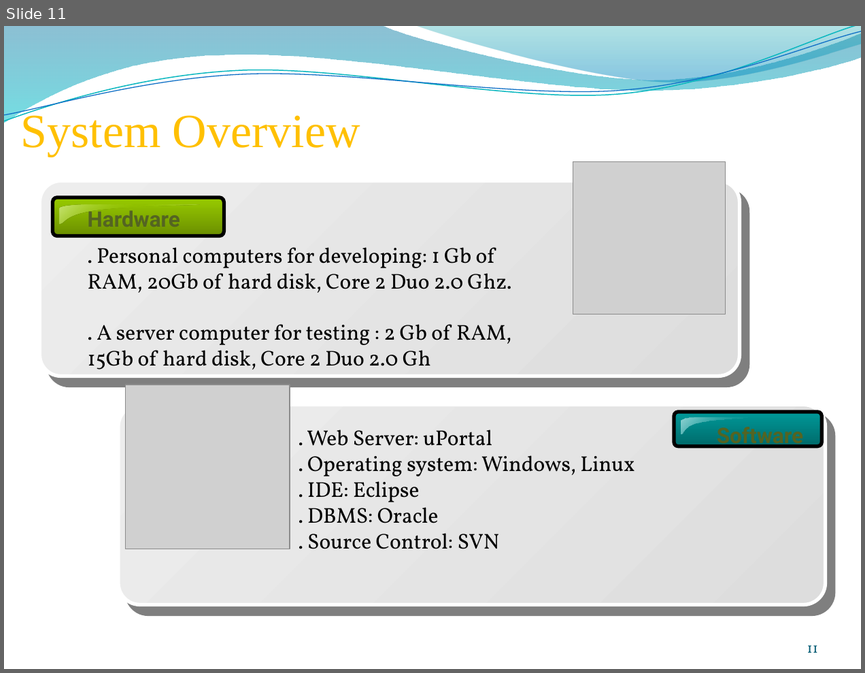
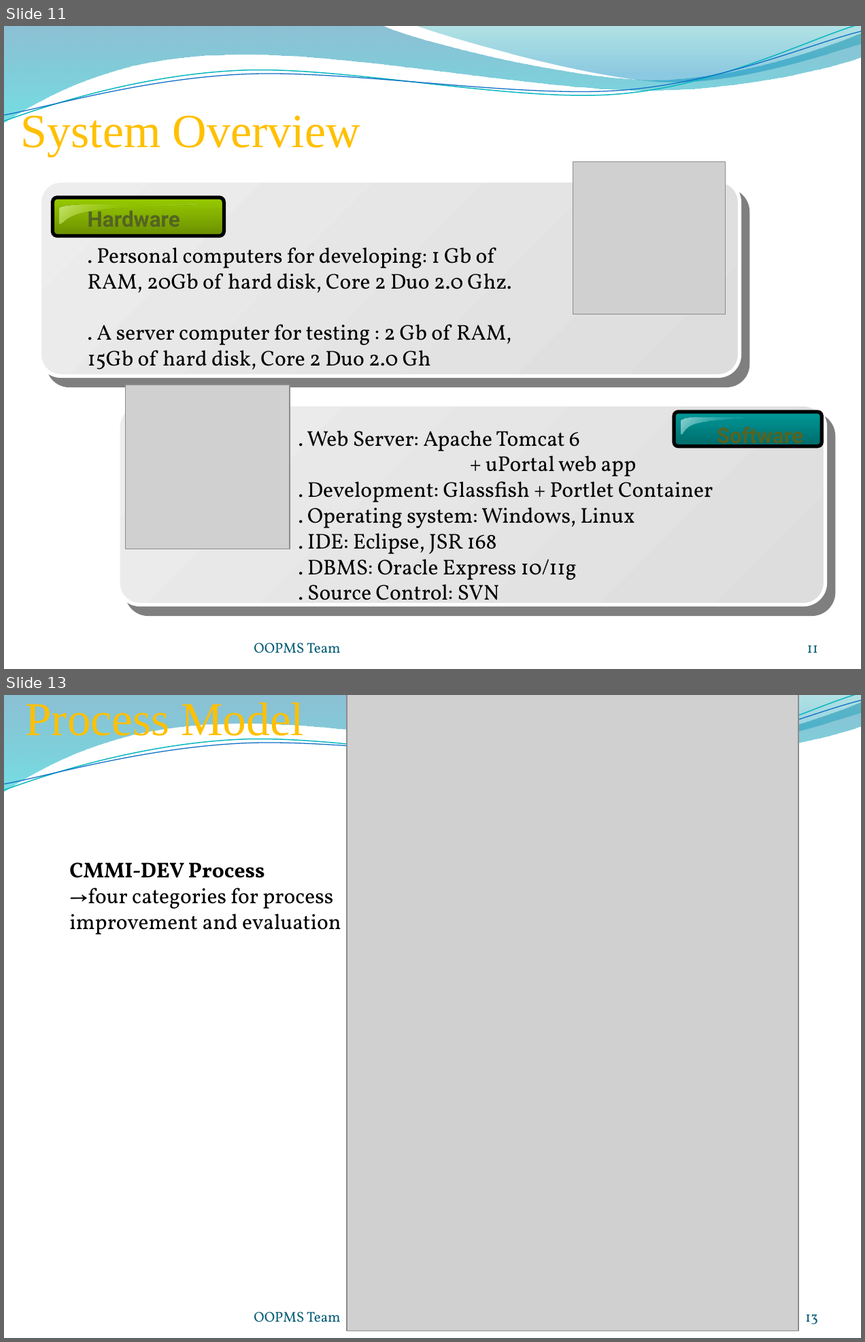
Before and after one commit to gofpattern/oopms, a slide deck: Document/Report/Presentation/OOPMS_Presentation_v1.0.pptx. Shown one above the other, each under a label of ours: slide 11 before the commit, slides 11 and 13 after it; the slides between them are not shown. The pictures are 865x673 and 865x1342 pixels, drawn with LibreOffice and Linux fonts; fonts in the diff are those of the drawing; grey boxes stand for pictures; background and template pictures are left out. Boxes give left, top, right and bottom in pixels: in the first picture for what was removed or moved away, otherwise in the second. Text is boxed around its words. In the diff, an @@ line names an element or a change of style, - is before the commit and + after.

```diff
--- a/Document/Report/Presentation/OOPMS_Presentation_v1.0.pptx
+++ b/Document/Report/Presentation/OOPMS_Presentation_v1.0.pptx
@@ slide 13 added at [4,695,861,1338], background picture (left out); not listed: 4 template elements that a slide beside it also shows @@
@@ title added at [26,698,304,745], 39.6 pt, text #FFC000 @@
+Process Model
@@ picture added at [347,695,798,1330] @@
@@ text added at [69,862,341,934], 18 pt, text #000000 @@
+CMMI-DEV Process
+→four categories for process
+improvement and evaluation
@@ text added at [254,1311,341,1322], 12 pt, text #045D75 @@
+OOPMS Team
@@ page number added at [805,1314,818,1324], 12 pt, text #045D75 @@
+13
@@ slide 11 changed as well @@
@@ text at [307,430,713,502]: text changed @@
-. Web Server: uPortal
+. Web Server: Apache Tomcat 6
++ uPortal web app
+. Development: Glassfish + Portlet Container
@@ text at [307,533,577,584]: text changed @@
-. IDE: Eclipse
-. DBMS: Oracle
+. IDE: Eclipse, JSR 168
+. DBMS: Oracle Express 10/11g
@@ text added at [254,642,341,653], 12 pt, text #045D75 @@
+OOPMS Team
```
Also in this commit, not shown: 30 other slides changed, 5 other slides added, 1 other file.
